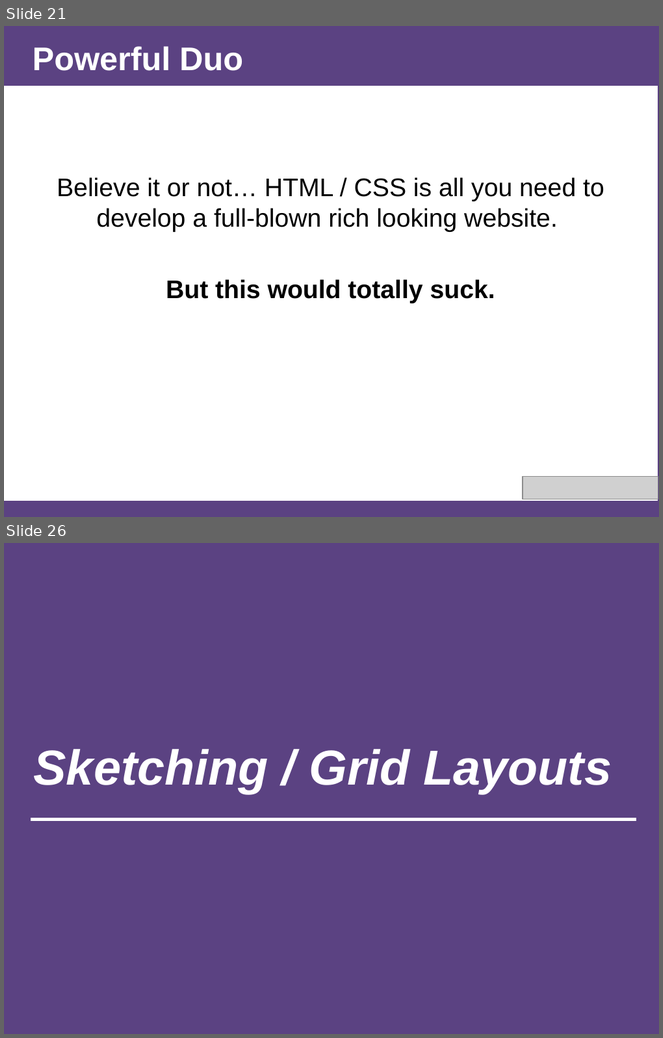
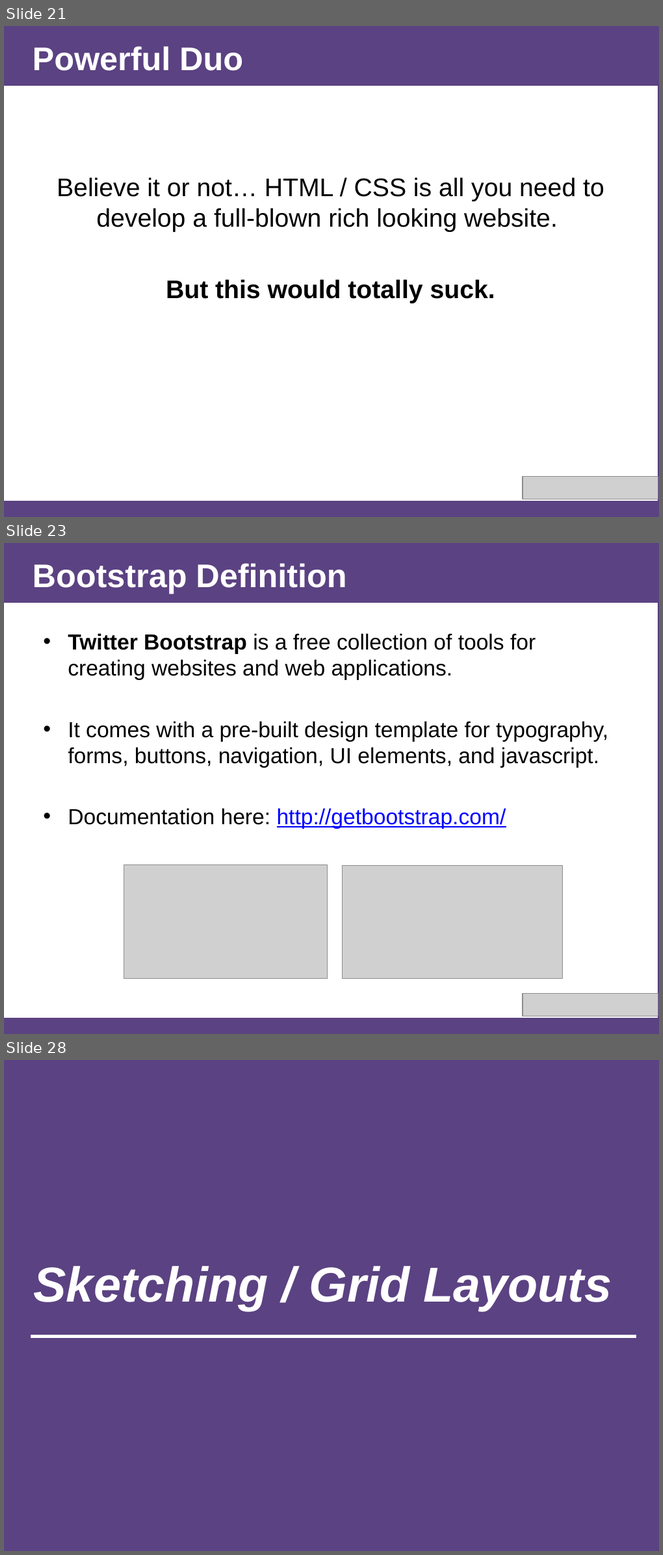
Before and after one commit to afhaque/Rice-DevChats-Bootstrap, a slide deck: slides/AHaque_Bootstrap-Presentation_1-24-15.pptx. Shown one above the other, each under a label of ours: slides 21 and 26 before the commit, slides 21, 23 and 28 after it; the slides between them are not shown. The pictures are 663x1038 and 663x1555 pixels, drawn with LibreOffice and Linux fonts; fonts in the diff are those of the drawing; grey boxes stand for pictures. Boxes give left, top, right and bottom in pixels: in the first picture for what was removed or moved away, otherwise in the second. Text is boxed around its words. In the diff, an @@ line names an element or a change of style, - is before the commit and + after.

Commit message:
Added "Post-Bootstrap" example to slides.

```diff
--- a/slides/AHaque_Bootstrap-Presentation_1-24-15.pptx
+++ b/slides/AHaque_Bootstrap-Presentation_1-24-15.pptx
@@ slide 23 added at <box>4,543,659,1034</box>, background #5B4282 @@
@@ title added at <box>33,563,347,594</box>, 36 pt, text #FFFFFF, bold @@
+Bootstrap Definition
@@ rectangle added at <box>4,603,658,1018</box>, fill #FFFFFF @@
@@ text added at <box>68,633,608,829</box>, 24 pt, text #000000 @@
+• Twitter Bootstrap is a free collection of tools for creating websites and web applications.
+• It comes with a pre-built design template for typography, forms, buttons, navigation, UI elements, and javascript.
+• Documentation here: http://getbootstrap.com/
@@ picture added at <box>124,865,327,979</box> @@
@@ picture added at <box>343,865,563,979</box> @@
@@ picture added at <box>523,994,659,1016</box> @@
@@ what was slide 26 is now slide 28 @@
```
Also in this commit, not shown: 3 slides changed, 3 other slides added, 2 slides removed, 1 other file.
